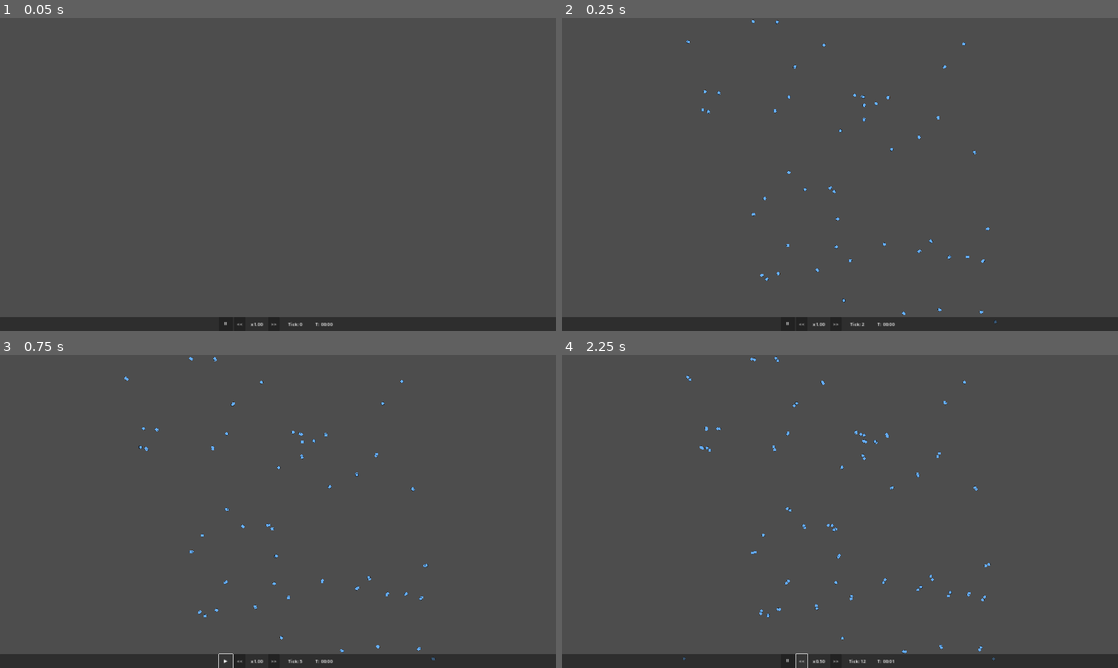
Above: before the commit, frames 1-4 (two rows, left to right).
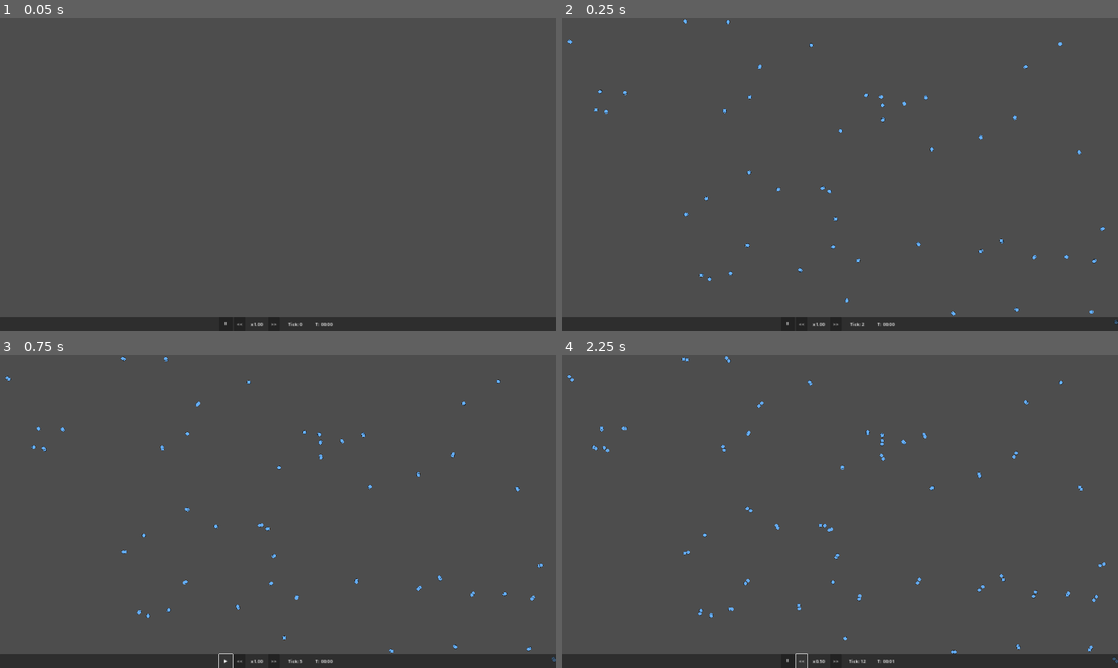
Above: after the commit, the same moments.

Repository: trinityUwU/Primordia
Game: Godot game, scene res://scenes/World.tscn
The game is run twice, just before and just after one commit, with the same random seed, the same clock (stepped at 60 frames per second) and the same inputs.
Inputs:
- Up to frame 1 (0.05 s): no input
- Up to frame 2 (0.25 s): no input
- Up to frame 3 (0.75 s): click "⏸" at 0.5 s
- Up to frame 4 (2.25 s): click "▶" at 1.25 s; click "<<" at 2 s

Frame 1 is identical in both runs. In frame 2, 0.7% of the frame differs, in the area x 1-100%, y 0-98%; in frame 3, 0.8%; in frame 4, 1.0%, in the area x 1-100%, y 0-99%.

Commit message:
fix: grid 192x108 (16:9) pour remplir l'écran
128x128 carré → 192x108 ratio 16:9
Monde = 1536x864px, fit_zoom = 1.25 sur 1920x1080

Co-Authored-By: Claude Sonnet 4.6 <noreply@anthropic.com>

Diff:
--- a/scripts/autoloads/WorldGrid.gd
+++ b/scripts/autoloads/WorldGrid.gd
@@ -1,7 +1,7 @@
 extends Node
 
-const GRID_WIDTH: int = 128
-const GRID_HEIGHT: int = 128
+const GRID_WIDTH: int = 192
+const GRID_HEIGHT: int = 108
 const CELL_SIZE: float = 8.0
 
 const FIELD_KEYS: Array[String] = [
